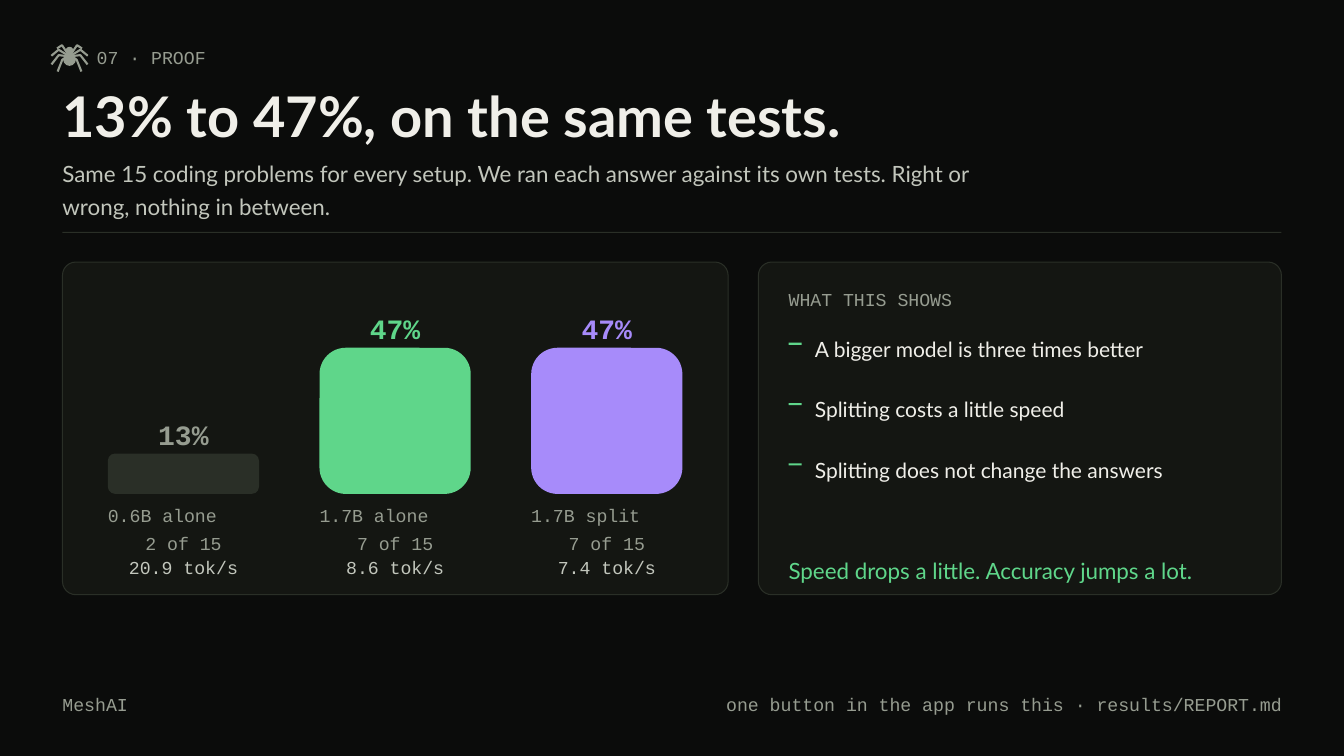
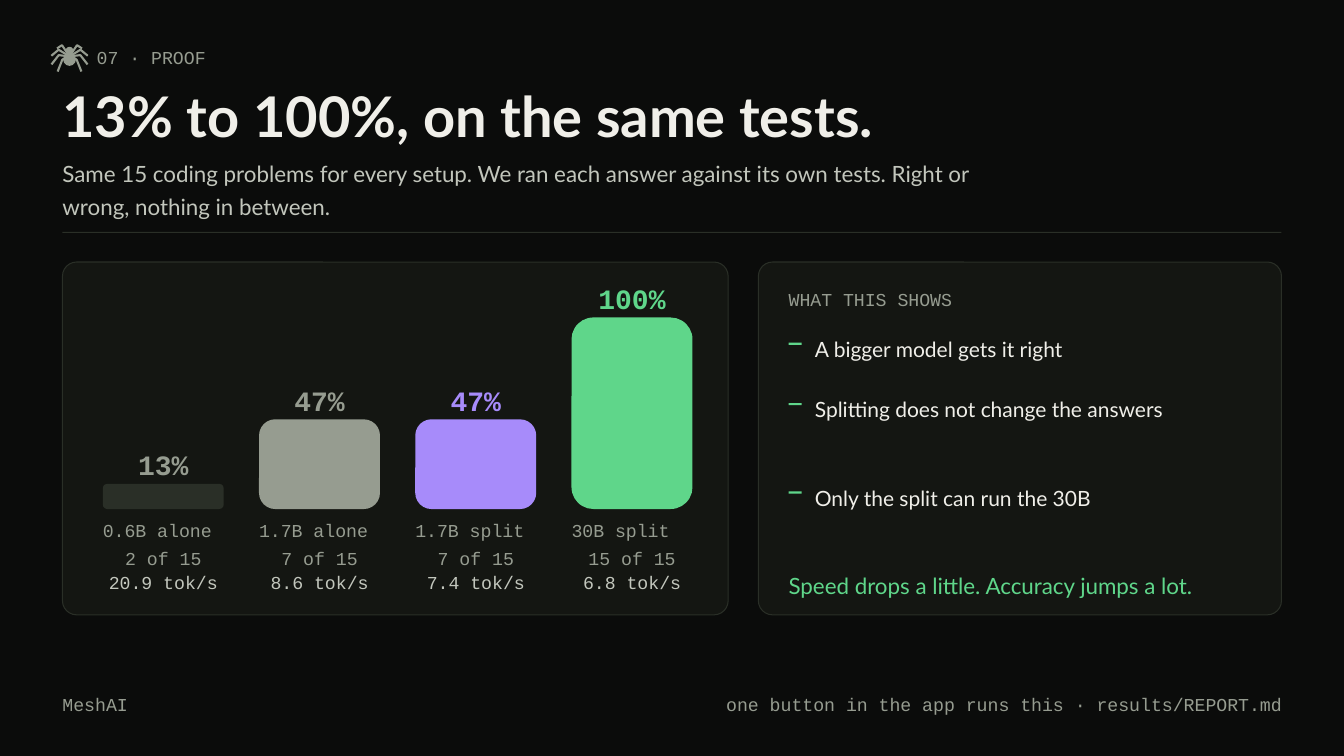
Before and after one commit to prajwal-gunnala/maynards, a slide deck: slide 10 of docs/deck-editable/MeshAI_Deck.pptx. Drawn at 1344x756 pixels with LibreOffice and Linux fonts; fonts in the diff are those of the drawing. Boxes give left, top, right and bottom in pixels: in the first picture for what was removed or moved away, otherwise in the second. Text is boxed around its words. In the diff, an @@ line names an element or a change of style, - is before the commit and + after.

```diff
--- a/docs/deck-editable/MeshAI_Deck.pptx
+++ b/docs/deck-editable/MeshAI_Deck.pptx
@@ text at bbox=[62, 95, 873, 145]: text changed @@
-13% to 47%, on the same tests.
+13% to 100%, on the same tests.
@@ rounded rectangle: place and size @@
-rounded rectangle at bbox=[63, 262, 728, 595]
+rounded rectangle at bbox=[63, 262, 728, 615]
@@ rounded rectangle: place and size @@
-rounded rectangle at bbox=[758, 262, 1281, 595]
+rounded rectangle at bbox=[758, 262, 1281, 615]
@@ text added at bbox=[598, 290, 665, 310], 20 pt, text #5FD68A, bold @@
+100%
@@ rounded rectangle added at bbox=[572, 318, 693, 509], fill #5FD68A @@
@@ text at bbox=[815, 341, 1063, 361]: text changed @@
-A bigger model is three times better
+A bigger model gets it right
@@ text "47%": place and size @@
-text "47%" at bbox=[370, 320, 420, 339]
+text "47%" at bbox=[294, 392, 344, 411]
@@ text "47%" at bbox=[294, 392, 344, 411]: text colour #5FD68A to #969C90 @@
@@ text "47%": place and size @@
-text "47%" at bbox=[582, 320, 632, 339]
+text "47%" at bbox=[451, 392, 501, 411]
@@ rounded rectangle: place and size @@
-rounded rectangle at bbox=[320, 348, 471, 494]
+rounded rectangle at bbox=[259, 419, 380, 509]
@@ rounded rectangle at bbox=[259, 419, 380, 509]: fill #5FD68A to #969C90 @@
@@ rounded rectangle: place and size @@
-rounded rectangle at bbox=[531, 348, 683, 494]
+rounded rectangle at bbox=[415, 419, 536, 509]
@@ text "Splitting does not change the ...": place and size @@
-text "Splitting does not change the ..." at bbox=[815, 462, 1162, 482]
+text "Splitting does not change the ..." at bbox=[815, 401, 1162, 421]
@@ text removed at bbox=[815, 401, 1065, 421] @@
-Splitting costs a little speed
@@ text "13%": place and size @@
-text "13%" at bbox=[158, 426, 208, 445]
+text "13%" at bbox=[138, 456, 188, 475]
@@ rounded rectangle: place and size @@
-rounded rectangle at bbox=[108, 454, 259, 494]
+rounded rectangle at bbox=[103, 484, 224, 509]
@@ rectangle: place and size @@
-rectangle at bbox=[788, 464, 802, 466]
+rectangle at bbox=[788, 492, 802, 494]
@@ text added at bbox=[815, 490, 1091, 510], 15 pt, text #F0EFE9 @@
+Only the split can run the 30B
@@ text "0.6B alone 2 of 15" rewrapped from bbox=[108, 509, 222, 550] to bbox=[103, 524, 212, 565] @@
@@ text "1.7B alone 7 of 15" rewrapped from bbox=[320, 509, 433, 550] to bbox=[259, 524, 368, 565] @@
@@ text "1.7B split 7 of 15" rewrapped from bbox=[531, 509, 645, 550] to bbox=[415, 524, 525, 565] @@
@@ text added at bbox=[572, 524, 676, 565], 13 pt, text #969C90 @@
+30B split
+15 of 15
@@ text "Speed drops a little. Accuracy ...": place and size @@
-text "Speed drops a little. Accuracy ..." at bbox=[789, 562, 1192, 583]
+text "Speed drops a little. Accuracy ..." at bbox=[789, 577, 1192, 598]
@@ text "20.9 tok/s": place and size @@
-text "20.9 tok/s" at bbox=[129, 561, 238, 574]
+text "20.9 tok/s" at bbox=[109, 577, 218, 589]
@@ text "8.6 tok/s": place and size @@
-text "8.6 tok/s" at bbox=[346, 561, 444, 574]
+text "8.6 tok/s" at bbox=[271, 577, 368, 589]
@@ text "7.4 tok/s": place and size @@
-text "7.4 tok/s" at bbox=[558, 561, 655, 574]
+text "7.4 tok/s" at bbox=[427, 577, 524, 589]
@@ text added at bbox=[583, 577, 681, 589], 13 pt, text #C2C6BC @@
+6.8 tok/s
```
Also in this commit, not shown: 1 other slide changed, 1 slide added, 1 other file.
